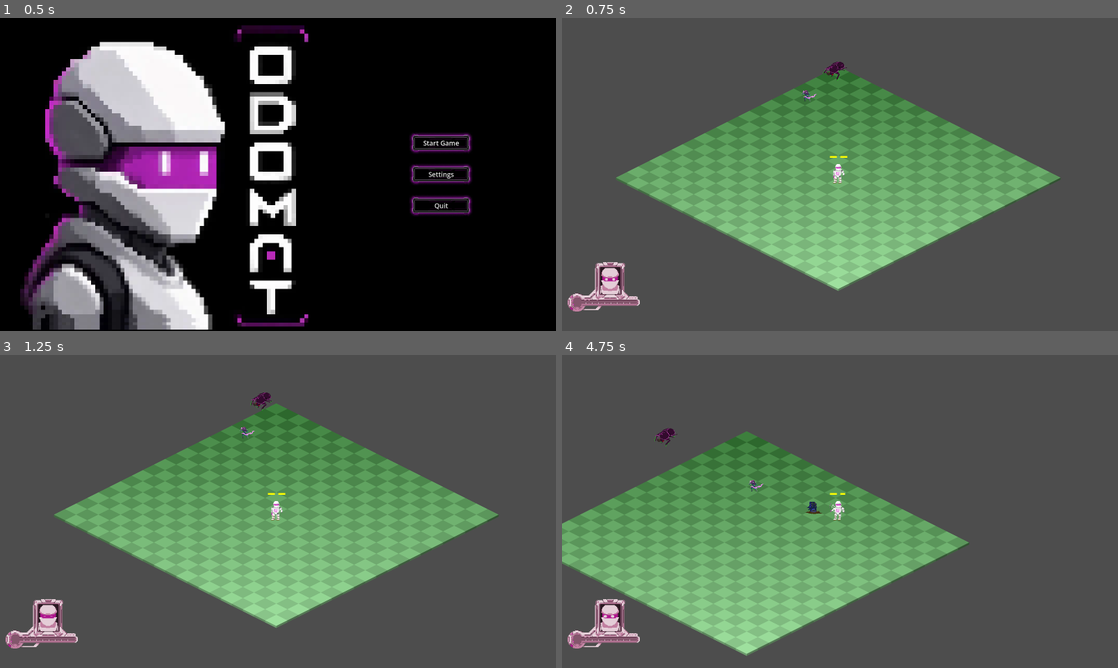
Above: before the commit, frames 1-4 (two rows, left to right).
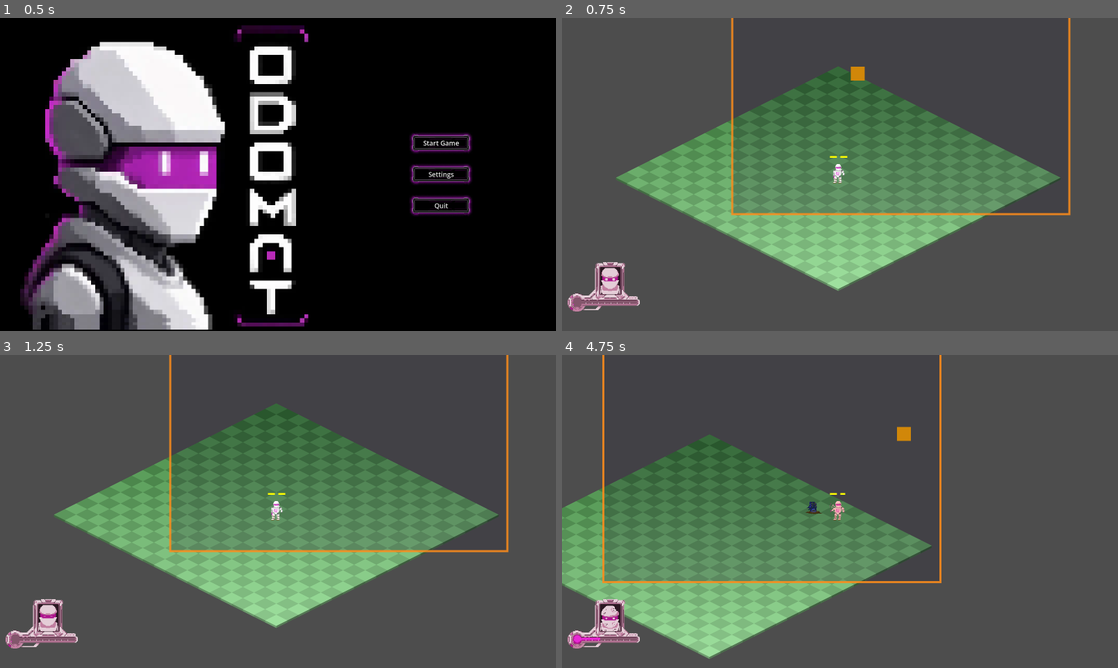
Above: after the commit, the same moments.

Repository: NoeRoberties/Odomat
Game: Godot game, scene res://Scenes/UI/MainMenu/MainMenu.tscn
Two runs of this game, one before a commit and one after it. Both use one fixed random seed, a clock stepped at 60 frames per second and the inputs below.
Inputs (mouse positions are in pixels of both pictures, inside the frame that each line leads up to):
- Up to frame 1 (0.5 s): no input
- Up to frame 2 (0.75 s): click "Start Game" at 0.5 s
- Up to frame 3 (1.25 s): no input
- Up to frame 4 (4.75 s): tap Enter (ui_accept) at 1.25, 1.52, 2.27, 3.77, 4.52 s; move the mouse to (962, 495) at 1.27 s; hold D (move_right) 1.28-2.03 s; hold Shift (dash) 1.28-2.03 s; click (962, 495) at 1.42 s; move the mouse to (728, 527) at 2.02 s; hold S (move_down) 2.03-2.78 s; tap Space (interact_npc) at 2.1 s; click (728, 527) at 2.17 s; move the mouse to (895, 442) at 2.77 s; press the mouse at (895, 442) at 2.78 s; hold D (move_right) 2.78-3.53 s; move the mouse to (812, 574) at 3.52 s; release the mouse at (812, 574) at 3.53 s; hold W (move_up) 3.53-4.28 s; tap Shift (dash) at 3.6 s; click (812, 574) at 3.67 s; move the mouse to (1006, 558) at 4.27 s; hold A (move_left) from 4.28 s (still down); hold Space (interact_npc) from 4.28 s (still down); click (1006, 558) at 4.42 s

Frame 1 is identical in both runs. In frame 2, 14% of the frame differs, in the area x 30-92%, y 0-64%; in frame 3, 14%; in frame 4, 21%, in the area x 0-74%, y 0-98%.

Commit message:
[ADD] new boss with a new mechanic 1st phase: the boss charges throughout the room in the player direction, each time it hits a wall it takes damage. until 50% of life Once at 50%, 2nd phase: static and shoot bullets all around him with different direction each salve. PLayer has to dodge bullets to hit the boss

Diff:
--- /dev/null
+++ b/godot-project/odomat/Scenes/Enemies/ChargerBoss/BossProjectile.tscn
@@ -0,0 +1,20 @@
+[gd_scene format=3 uid="uid://bossproj001"]
+
+[ext_resource type="Script" path="res://Scripts/Enemies/ChargerBoss/boss_projectile.gd" id="1_proj_script"]
+
+[sub_resource type="CircleShape2D" id="CircleShape2D_proj"]
+radius = 6.0
+
+[node name="BossProjectile" type="Area2D"]
+script = ExtResource("1_proj_script")
+
+[node name="CollisionShape2D" type="CollisionShape2D" parent="."]
+shape = SubResource("CircleShape2D_proj")
+
+[node name="Visual" type="ColorRect" parent="."]
+offset_left = -5.0
+offset_top = -5.0
+offset_right = 5.0
+offset_bottom = 5.0
+mouse_filter = 2
+color = Color(1, 0.35, 0.1, 1)
--- /dev/null
+++ b/godot-project/odomat/Scenes/Enemies/ChargerBoss/ChargerBoss.tscn
@@ -0,0 +1,20 @@
+[gd_scene format=3 uid="uid://chargerboss001"]
+
+[ext_resource type="Script" path="res://Scripts/Enemies/ChargerBoss/charger_boss.gd" id="1_charger_script"]
+
+[sub_resource type="CircleShape2D" id="CircleShape2D_charger"]
+radius = 22.0
+
+[node name="ChargerBoss" type="CharacterBody2D" groups=["enemies"]]
+script = ExtResource("1_charger_script")
+
+[node name="CollisionShape2D" type="CollisionShape2D" parent="."]
+shape = SubResource("CircleShape2D_charger")
+
+[node name="Visual" type="ColorRect" parent="."]
+offset_left = -20.0
+offset_top = -20.0
+offset_right = 20.0
+offset_bottom = 20.0
+mouse_filter = 2
+color = Color(1, 0.8, 0, 1)
--- a/godot-project/odomat/Scenes/Maps/World.tscn
+++ b/godot-project/odomat/Scenes/Maps/World.tscn
@@ -5,6 +5,7 @@
 [ext_resource type="PackedScene" uid="uid://dpt76ag0jeexs" path="res://Scenes/Enemies/Beetle/Beetle.tscn" id="3_7g83o"]
 [ext_resource type="PackedScene" uid="uid://cuyrth054w2hu" path="res://Scenes/Enemies/Archer/Archer.tscn" id="4_87k0f"]
 [ext_resource type="PackedScene" uid="uid://bo26nh3e2i3b7" path="res://Scenes/Enemies/Worm/Worm.tscn" id="5_81t7q"]
+[ext_resource type="PackedScene" uid="uid://bt0v6otv2yemi" path="res://Scenes/Enemies/ChargerBoss/ChargerBoss.tscn" id="6_charger"]
 
 [node name="World" type="Node2D" unique_id=420205900]
 y_sort_enabled = true
@@ -13,9 +14,13 @@
 [node name="Player" parent="." unique_id=979638911 instance=ExtResource("1_Player")]
 
 [node name="Archer" parent="." unique_id=1862442761 instance=ExtResource("4_87k0f")]
-position = Vector2(-90, 109)
+position = Vector2(1825, 375)
 
 [node name="Beetle" parent="." unique_id=1381557161 instance=ExtResource("3_7g83o")]
+position = Vector2(2099, 388)
 
 [node name="Worm" parent="." unique_id=777213769 instance=ExtResource("5_81t7q")]
-position = Vector2(97, -12)
+position = Vector2(1617, 344)
+
+[node name="ChargerBoss" parent="." unique_id=888777111 instance=ExtResource("6_charger")]
+position = Vector2(180, 100)
--- /dev/null
+++ b/godot-project/odomat/Scripts/Enemies/ChargerBoss/boss_projectile.gd
@@ -0,0 +1,33 @@
+extends Area2D
+class_name BossProjectile
+
+const SPEED: float = 210.0
+const DAMAGE: int = 12
+const KNOCKBACK_FORCE: float = 200.0
+const LIFETIME: float = 4.0
+
+var direction: Vector2 = Vector2.RIGHT
+var _lifetime_timer: float = 0.0
+
+func _ready() -> void:
+	body_entered.connect(_on_body_entered)
+
+
+func _physics_process(delta: float) -> void:
+	if GameState.current_state != GameState.GameState.PLAYING:
+		return
+
+	global_position += direction * SPEED * delta
+	_lifetime_timer += delta
+
+	if _lifetime_timer >= LIFETIME:
+		queue_free()
+
+
+func _on_body_entered(body: Node2D) -> void:
+	if body.is_in_group("player") and body.has_method("take_damage"):
+		body.take_damage(DAMAGE, global_position, KNOCKBACK_FORCE)
+		queue_free()
+	elif not body.is_in_group("enemies") and not body is Area2D:
+		# Collided with wall or obstacle
+		queue_free()
--- /dev/null
+++ b/godot-project/odomat/Scripts/Enemies/ChargerBoss/charger_boss.gd
@@ -0,0 +1,294 @@
+extends CharacterBody2D
+class_name ChargerBoss
+
+const MAX_HEALTH: float = 100.0
+const PHASE2_HP_THRESHOLD: float = 50.0
+
+# Phase 1 Parameters
+const CHARGE_SPEED: float = 850.0 # Faster high-speed charging
+const CHARGE_SELF_DAMAGE: float = 1.375 # Takes ~36 charges (twice as many!) to go from 100 to 50 HP
+const CHARGE_CONTACT_DAMAGE: int = 15
+const CHARGE_KNOCKBACK_FORCE: float = 280.0
+const PIVOT_DURATION: float = 0.35 # Pause duration on wall impact for recovery & impact shake
+
+
+# Phase 2 Parameters
+const SALVO_INTERVAL: float = 1.8
+const BULLETS_PER_SALVO: int = 12
+const SALVO_ROTATION_STEP: float = 0.35 # ~20 degrees rotation step per wave
+
+enum Phase { PHASE1_CHARGING, PHASE2_TURRET }
+enum State { CHARGE, PIVOT, TURRET_IDLE, TURRET_FIRING }
+
+@export var projectile_scene: PackedScene = preload("res://Scenes/Enemies/ChargerBoss/BossProjectile.tscn")
+@export var arena_room_size: Vector2 = Vector2(970.0, 670.0)
+
+var _current_phase: Phase = Phase.PHASE1_CHARGING
+var _state: State = State.CHARGE
+var _health: float = MAX_HEALTH
+var _spawn_origin: Vector2 = Vector2.ZERO
+
+var _charge_direction: Vector2 = Vector2.RIGHT
+var _pivot_timer: float = 0.0
+
+var _salvo_timer: float = 0.0
+var _salvo_angle_offset: float = 0.0
+var _player: CharacterBody2D = null
+
+var _visual: CanvasItem
+var _original_color: Color
+var _blink_tween: Tween
+var _impact_tween: Tween
+
+const COLOR_PHASE1_CHARGE: Color = Color(1.0, 0.8, 0.0)   # Electric Gold/Yellow
+const COLOR_PHASE1_PIVOT: Color  = Color(1.0, 0.5, 0.0)   # Orange Flash
+const COLOR_PHASE2_VULNERABLE: Color = Color(0.2, 0.9, 1.0) # Vulnerable Cyan
+const COLOR_PHASE2_FIRING: Color = Color(1.0, 0.1, 0.2)   # Crimson Red
+
+
+func _ready() -> void:
+	_spawn_origin = global_position
+	_visual = get_node_or_null("Visual") as CanvasItem
+	if _visual and _visual is Control:
+		(_visual as Control).mouse_filter = Control.MOUSE_FILTER_IGNORE
+	if _visual:
+		_original_color = COLOR_PHASE1_CHARGE
+		_visual.modulate = COLOR_PHASE1_CHARGE
+	_setup_visual_arena_room()
+	_pick_random_charge_direction()
+	_find_player()
+
+
+
+func _setup_visual_arena_room() -> void:
+	var room_node = Node2D.new()
+	room_node.name = "BossArenaVisual"
+	room_node.global_position = _spawn_origin
+
+	# Floor surface background
+	var floor_rect = ColorRect.new()
+	floor_rect.mouse_filter = Control.MOUSE_FILTER_IGNORE
+	floor_rect.size = arena_room_size
+	floor_rect.position = -arena_room_size / 2.0
+	floor_rect.color = Color(0.1, 0.08, 0.18, 0.2)
+	room_node.add_child(floor_rect)
+
+
+	# Wall border outline
+	var line = Line2D.new()
+	line.width = 6.0
+	line.default_color = Color(1.0, 0.55, 0.1, 0.85)
+
+	var half := arena_room_size / 2.0
+	line.add_point(Vector2(-half.x, -half.y))
+	line.add_point(Vector2(half.x, -half.y))
+	line.add_point(Vector2(half.x, half.y))
+	line.add_point(Vector2(-half.x, half.y))
+	line.add_point(Vector2(-half.x, -half.y))
+	room_node.add_child(line)
+
+	var parent := get_parent()
+	if parent:
+		parent.call_deferred("add_child", room_node)
+
+
+func _find_player() -> void:
+	var players = get_tree().get_nodes_in_group("player")
+	if players.size() > 0:
+		_player = players[0]
+
+
+func _physics_process(delta: float) -> void:
+	if GameState.current_state != GameState.GameState.PLAYING:
+		return
+
+	if _current_phase == Phase.PHASE1_CHARGING:
+		_process_phase1(delta)
+	else:
+		_process_phase2(delta)
+
+
+func _get_arena_rect() -> Rect2:
+	var half := arena_room_size / 2.0
+	return Rect2(_spawn_origin - half, arena_room_size)
+
+
+func _process_phase1(delta: float) -> void:
+	match _state:
+		State.CHARGE:
+			velocity = _charge_direction * CHARGE_SPEED
+			_set_visual_color(COLOR_PHASE1_CHARGE)
+			move_and_slide()
+			_apply_phase1_contact_damage()
+
+			var arena_rect := _get_arena_rect()
+			var radius: float = 22.0
+			var min_x := arena_rect.position.x + radius
+			var max_x := arena_rect.end.x - radius
+			var min_y := arena_rect.position.y + radius
+			var max_y := arena_rect.end.y - radius
+
+			var hit_wall := false
+			var hit_normal := Vector2.ZERO
+
+			if global_position.x <= min_x:
+				global_position.x = min_x
+				hit_wall = true
+				hit_normal = Vector2.RIGHT
+			elif global_position.x >= max_x:
+				global_position.x = max_x
+				hit_wall = true
+				hit_normal = Vector2.LEFT
+
+			if global_position.y <= min_y:
+				global_position.y = min_y
+				hit_wall = true
+				hit_normal = Vector2.DOWN
+			elif global_position.y >= max_y:
+				global_position.y = max_y
+				hit_wall = true
+				hit_normal = Vector2.UP
+
+			if hit_wall:
+				_complete_charge_leg(hit_normal)
+
+		State.PIVOT:
+			velocity = Vector2.ZERO
+			_pivot_timer -= delta
+			if _pivot_timer <= 0.0:
+				_pick_random_charge_direction()
+				_state = State.CHARGE
+
+
+func _complete_charge_leg(hit_normal: Vector2 = Vector2.ZERO) -> void:
+	# Deplete self HP per charge leg (wall impact)
+	_health -= CHARGE_SELF_DAMAGE
+	_play_wall_bounce_animation(hit_normal)
+
+	if _health <= PHASE2_HP_THRESHOLD:
+		_transition_to_phase2()
+	else:
+		_state = State.PIVOT
+		_pivot_timer = PIVOT_DURATION
+
+
+func _play_wall_bounce_animation(hit_normal: Vector2) -> void:
+	if _visual:
+		_visual.scale = Vector2(1.0, 1.0)
+		_visual.position = Vector2(-20.0, -20.0)
+
+	if _impact_tween:
+		_impact_tween.kill()
+
+	# Rebound knockback away from wall
+	var kb_target := global_position + hit_normal * 28.0
+	_impact_tween = create_tween()
+
+	# Red self-damage flash
+	if _visual:
+		_impact_tween.parallel().tween_property(_visual, "modulate", Color(1.0, 0.2, 0.2), 0.06)
+		_impact_tween.chain().tween_property(_visual, "modulate", COLOR_PHASE1_PIVOT, 0.15)
+
+	# Smooth knockback position rebound off wall
+	_impact_tween.parallel().tween_property(self, "global_position", kb_target, 0.18).set_trans(Tween.TRANS_QUAD).set_ease(Tween.EASE_OUT)
+
+
+
+
+func _pick_random_charge_direction() -> void:
+	if _player == null:
+		_find_player()
+
+	if _player != null:
+		var dir := (_player.global_position - global_position)
+		if dir.length_squared() > 1.0:
+			_charge_direction = dir.normalized()
+			return
+
+	# Fallback if player not found
+	_charge_direction = Vector2.from_angle(randf() * TAU)
+
+
+
+func _apply_phase1_contact_damage() -> void:
+	for i in range(get_slide_collision_count()):
+		var collision := get_slide_collision(i)
+		var collider := collision.get_collider()
+		if collider is Node and (collider as Node).is_in_group("player") and collider.has_method("take_damage"):
+			collider.take_damage(CHARGE_CONTACT_DAMAGE, global_position, CHARGE_KNOCKBACK_FORCE)
+			break
+
+
+func _transition_to_phase2() -> void:
+	_current_phase = Phase.PHASE2_TURRET
+	_state = State.TURRET_IDLE
+	_health = PHASE2_HP_THRESHOLD
+	velocity = Vector2.ZERO
+	_salvo_timer = 0.5 # Short pause before first salvo
+	_set_visual_color(COLOR_PHASE2_VULNERABLE)
+
+
+func _process_phase2(delta: float) -> void:
+	velocity = Vector2.ZERO
+	_salvo_timer += delta
+
+	if _salvo_timer >= SALVO_INTERVAL:
+		_fire_rotating_salvo()
+		_salvo_timer = 0.0
+
+
+func _fire_rotating_salvo() -> void:
+	if projectile_scene == null:
+		return
+
+	_state = State.TURRET_FIRING
+	_set_visual_color(COLOR_PHASE2_FIRING)
+
+	_salvo_angle_offset += SALVO_ROTATION_STEP
+	var angle_step := TAU / float(BULLETS_PER_SALVO)
+
+	for i in range(BULLETS_PER_SALVO):
+		var bullet_angle := _salvo_angle_offset + float(i) * angle_step
+		var bullet = projectile_scene.instantiate() as BossProjectile
+		bullet.global_position = global_position
+		bullet.direction = Vector2.from_angle(bullet_angle)
+		get_parent().add_child(bullet)
+
+	# Brief visual feedback for salvo blast, then return to vulnerable color
+	await get_tree().create_timer(0.2).timeout
+	if _current_phase == Phase.PHASE2_TURRET and _health > 0:
+		_state = State.TURRET_IDLE
+		_set_visual_color(COLOR_PHASE2_VULNERABLE)
+
+
+func take_damage(damage: int, attacker_position: Vector2 = Vector2.ZERO, knockback_force: float = 0.0) -> void:
+	# Phase 1: High speed makes boss immune to direct player hits
+	if _current_phase == Phase.PHASE1_CHARGING:
+		return
+
+	# Phase 2: Static turret takes damage from player
+	_health -= damage
+	_animate_blink()
+
+	if _health <= 0:
+		queue_free()
+
+
+func _set_visual_color(color: Color) -> void:
+	if _visual:
+		_visual.modulate = color
+
+
+func _animate_blink() -> void:
+	if _visual == null:
+		return
+	if _blink_tween:
+		_blink_tween.kill()
+
+	var current_col := _visual.modulate
+	_blink_tween = create_tween()
+	_blink_tween.set_parallel(false)
+
+	for i in range(3):
+		_blink_tween.tween_property(_visual, "modulate", Color.RED, 0.08)
+		_blink_tween.tween_property(_visual, "modulate", current_col, 0.08)
Not shown, added: godot-project/odomat/Scripts/Enemies/ChargerBoss/boss_projectile.gd.uid
Not shown, added: godot-project/odomat/Scripts/Enemies/ChargerBoss/charger_boss.gd.uid
